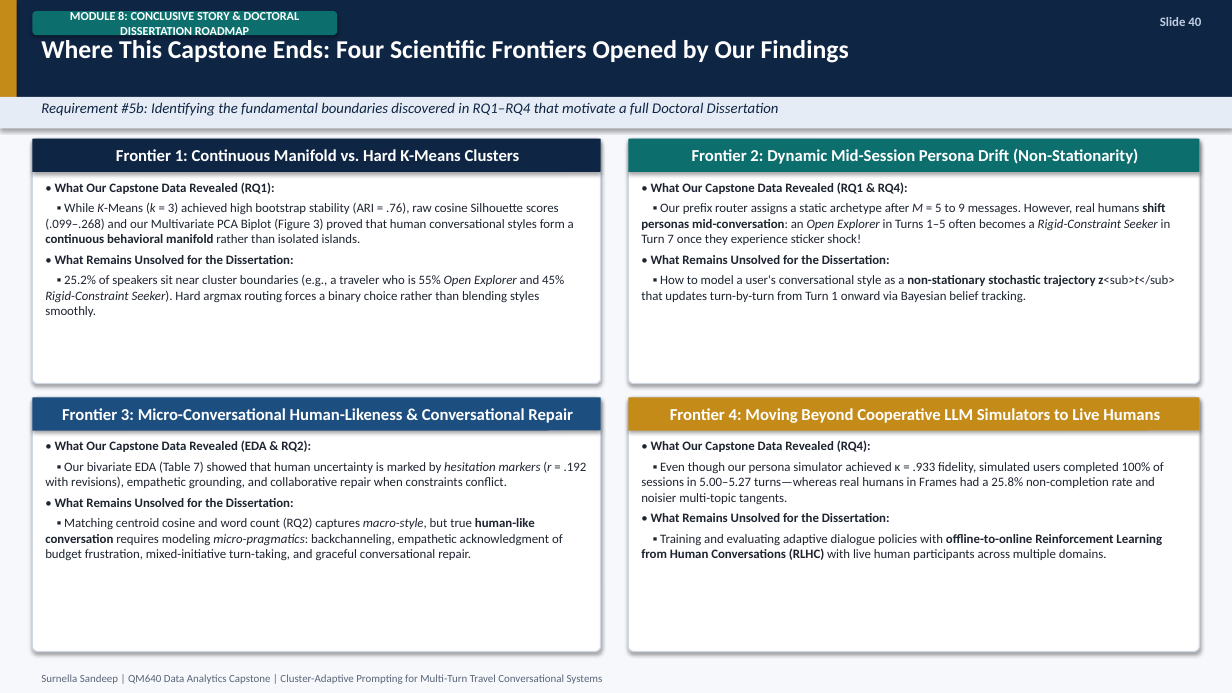
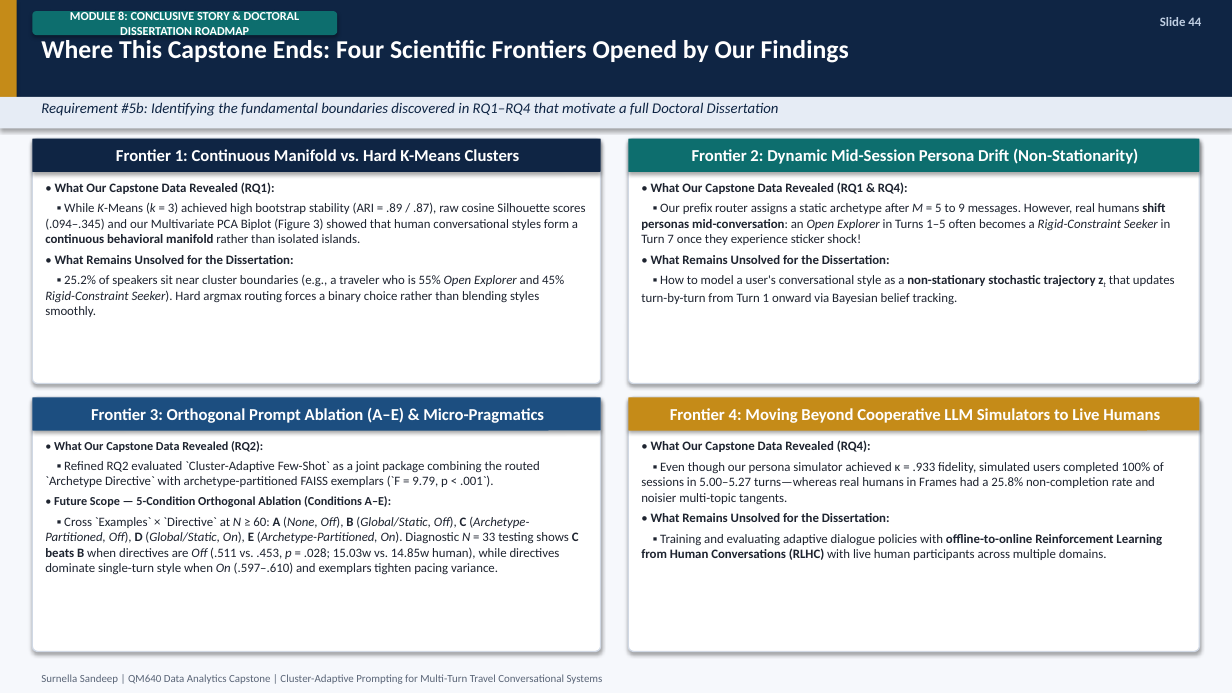
Before and after one commit to surnella/QM640-Dialogue-Clustering-Capstone, a slide deck: slide 44 of final/QM_640_Defense_Presentation_Sandeep_Surnella.pptx (slide 40 before the commit). Drawn at 1232x693 pixels with LibreOffice and Linux fonts; fonts in the diff are those of the drawing. Boxes give left, top, right and bottom in pixels: in the first picture for what was removed or moved away, otherwise in the second. Text is boxed around its words. In the diff, an @@ line names an element or a change of style, - is before the commit and + after.

```diff
--- a/final/QM_640_Defense_Presentation_Sandeep_Surnella.pptx
+++ b/final/QM_640_Defense_Presentation_Sandeep_Surnella.pptx
@@ text at (x1=1160, y1=17, x2=1201, y2=26): text changed @@
-Slide 40
+Slide 44
@@ text at (x1=45, y1=203, x2=586, y2=243): text changed @@
-▪ While K-Means (k = 3) achieved high bootstrap stability (ARI = .76), raw cosine Silhouette scores (.099–.268) and our Multivariate PCA Biplot (Figure 3) proved that human conversational styles form a continuous behavioral manifold rather than isolated islands.
+▪ While K-Means (k = 3) achieved high bootstrap stability (ARI = .89 / .87), raw cosine Silhouette scores (.094–.345) and our Multivariate PCA Biplot (Figure 3) showed that human conversational styles form a continuous behavioral manifold rather than isolated islands.
@@ text at (x1=641, y1=275, x2=1175, y2=304): text changed @@
-▪ How to model a user's conversational style as a non-stationary stochastic trajectory z<sub>t</sub> that updates turn-by-turn from Turn 1 onward via Bayesian belief tracking.
+▪ How to model a user's conversational style as a non-stationary stochastic trajectory zt that updates turn-by-turn from Turn 1 onward via Bayesian belief tracking.
@@ text in rounded rectangle at (x1=91, y1=408, x2=544, y2=423): text changed @@
-Frontier 3: Micro-Conversational Human-Likeness & Conversational Repair
+Frontier 3: Orthogonal Prompt Ablation (A–E) & Micro-Pragmatics
@@ text at (x1=45, y1=441, x2=579, y2=574): text changed @@
-• What Our Capstone Data Revealed (EDA & RQ2):
-▪ Our bivariate EDA (Table 7) showed that human uncertainty is marked by hesitation markers (r = .192 with revisions), empathetic grounding, and collaborative repair when constraints conflict.
-• What Remains Unsolved for the Dissertation:
-▪ Matching centroid cosine and word count (RQ2) captures macro-style, but true human-like conversation requires modeling micro-pragmatics: backchanneling, empathetic acknowledgment of budget frustration, mixed-initiative turn-taking, and graceful conversational repair.
+• What Our Capstone Data Revealed (RQ2):
+▪ Refined RQ2 evaluated `Cluster-Adaptive Few-Shot` as a joint package combining the routed `Archetype Directive` with archetype-partitioned FAISS exemplars (`F = 9.79, p < .001`).
+• Future Scope — 5-Condition Orthogonal Ablation (Conditions A–E):
+▪ Cross `Examples` × `Directive` at N ≥ 60: A (None, Off), B (Global/Static, Off), C (Archetype-Partitioned, Off), D (Global/Static, On), E (Archetype-Partitioned, On). Diagnostic N = 33 testing shows C beats B when directives are Off (.511 vs. .453, p = .028; 15.03w vs. 14.85w human), while directives dominate single-turn style when On (.597–.610) and exemplars tighten pacing variance.
```
Also in this commit, not shown: 21 other slides changed, 4 slides added, 16 other files.
